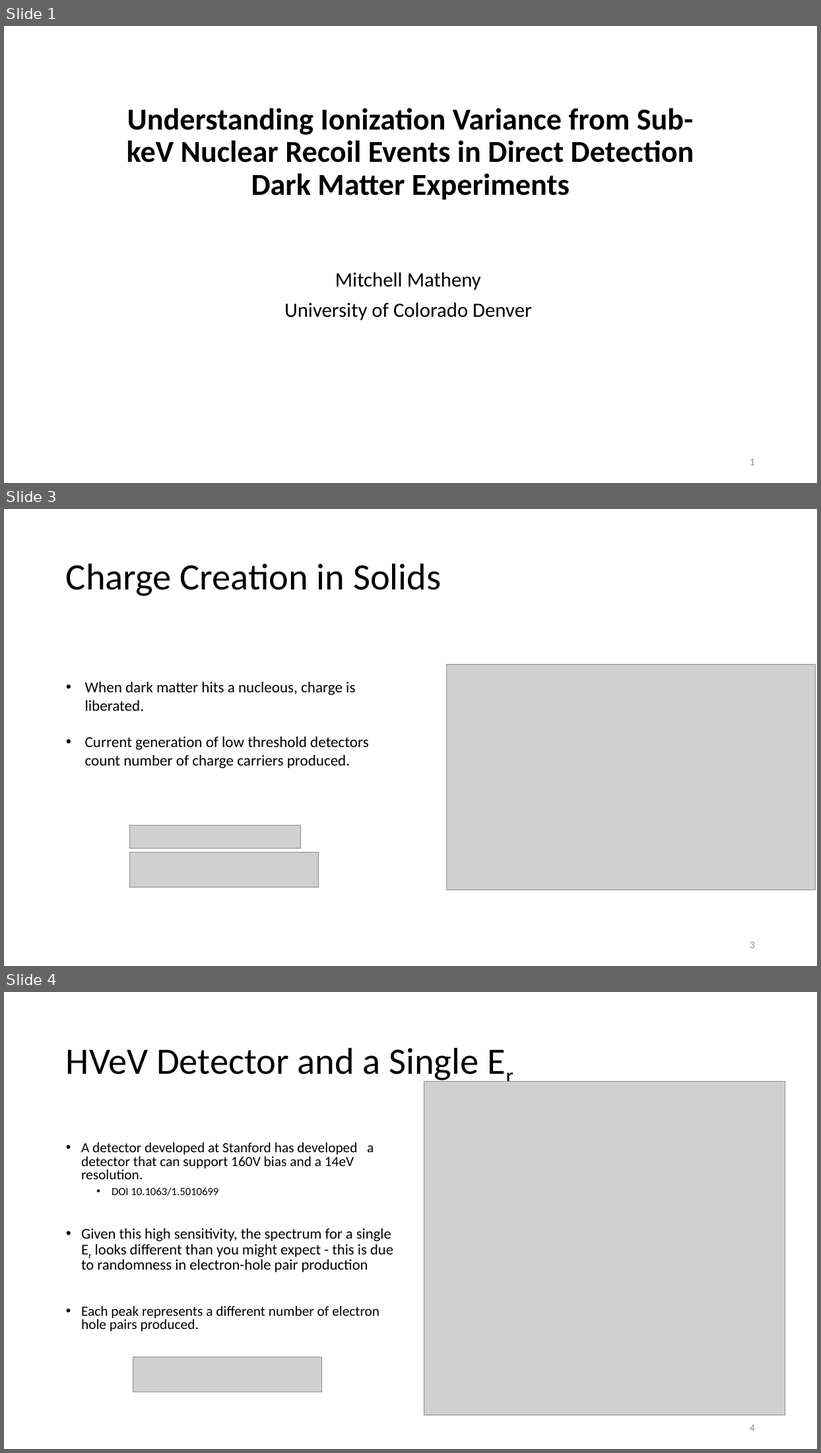
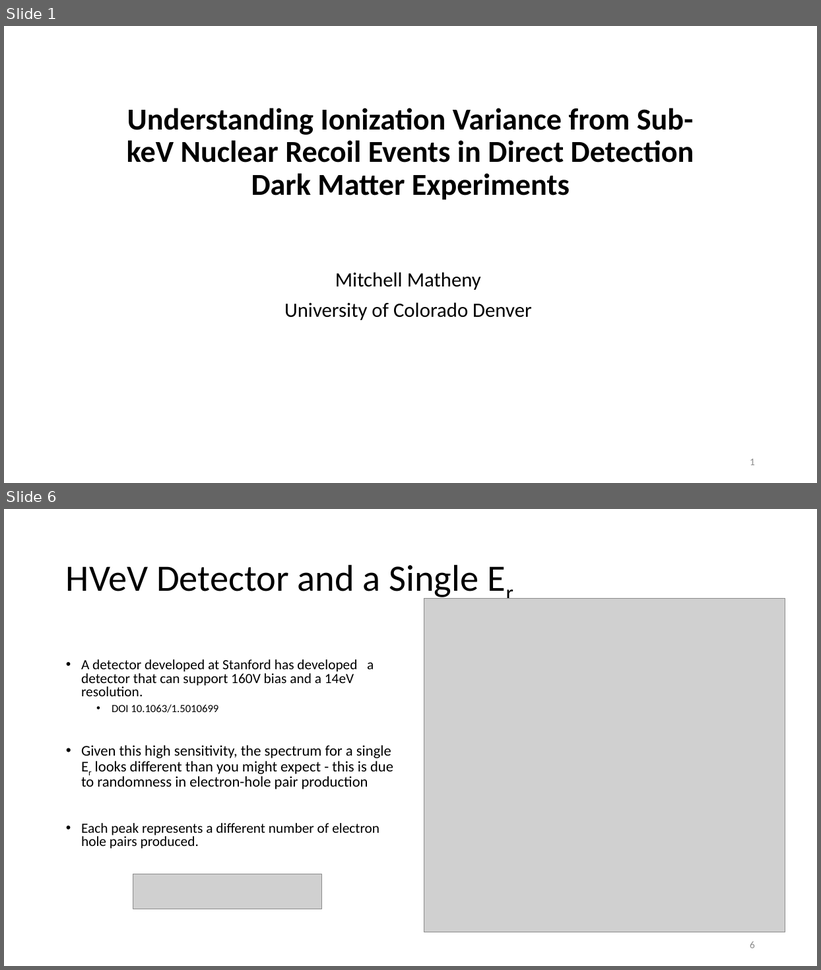
Before and after one commit to villaa/nrFano_Constraint, a slide deck: Mitch_Hawaii_talk. .pptx. Shown one above the other, each under a label of ours: slides 1, 3 and 4 before the commit, slides 1 and 6 after it; the slides between them are not shown. The pictures are 821x1453 and 821x970 pixels, drawn with LibreOffice and Linux fonts; fonts in the diff are those of the drawing; grey boxes stand for pictures. Boxes give left, top, right and bottom in pixels: in the first picture for what was removed or moved away, otherwise in the second. Text is boxed around its words. In the diff, an @@ line names an element or a change of style, - is before the commit and + after.

```diff
--- a/Mitch_Hawaii_talk. .pptx
+++ b/Mitch_Hawaii_talk. .pptx
@@ slide 3 removed at (4,509,817,966), background #FFFFFF @@
@@ title removed at (66,563,441,596) @@
-Charge Creation in Solids
@@ picture removed at (447,665,816,890) @@
@@ text removed at (85,682,369,768) @@
-• When dark matter hits a nucleous, charge is liberated.
-• Current generation of low threshold detectors count number of charge carriers produced.
@@ picture removed at (129,826,301,850) @@
@@ picture removed at (129,852,319,888) @@
@@ page number removed at (750,942,755,949) @@
-3
@@ what was slide 4 is now slide 6 @@
@@ page number at (750,941,755,949): text changed @@
-4
+6
```
Also in this commit, not shown: 5 slides changed, 11 slides added, 16 other files.
